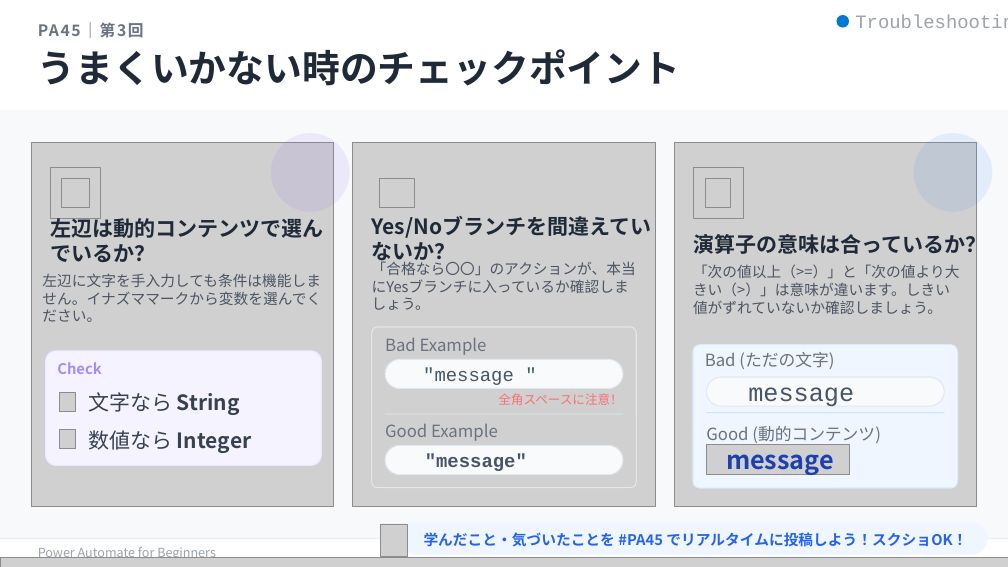
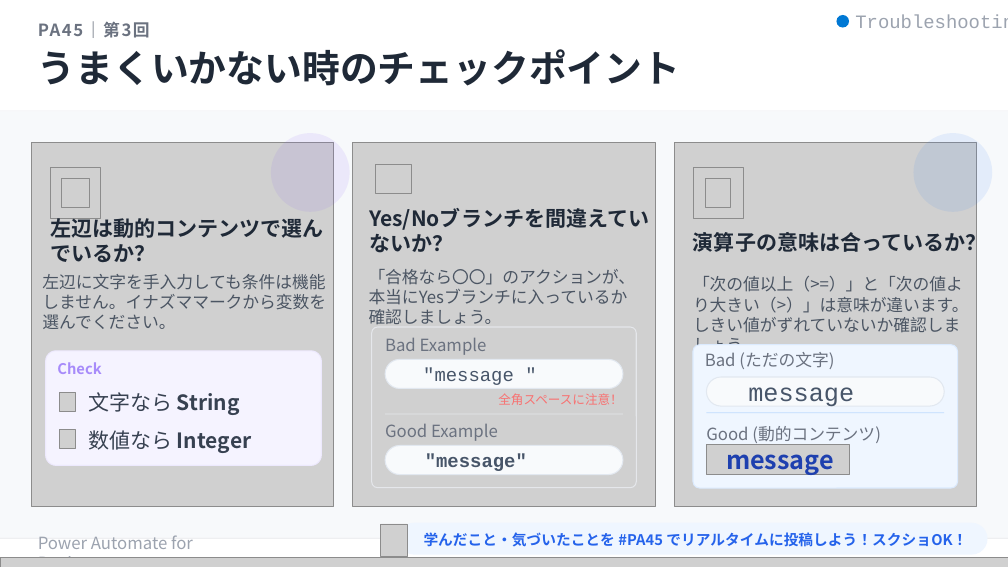
Before and after one commit to Haru-PowerPlatform/pa45, a slide deck: slide 10 of assets/pa45/P003_PA45_条件分岐_20260401.pptx. Drawn at 1008x567 pixels with LibreOffice and Linux fonts; fonts in the diff are those of the drawing; grey boxes stand for pictures; background and template pictures are left out. Boxes give left, top, right and bottom in pixels: in the first picture for what was removed or moved away, otherwise in the second. Text is boxed around its words. In the diff, an @@ line names an element or a change of style, - is before the commit and + after.

```diff
--- a/assets/pa45/P003_PA45_条件分岐_20260401.pptx
+++ b/assets/pa45/P003_PA45_条件分岐_20260401.pptx
@@ text "PA45｜第3回" at (38,21,150,38): size 15 to 16 pt @@
@@ picture: place and size @@
-picture at (380,179,415,208)
+picture at (376,165,411,194)
@@ text "Yes/Noブランチを間違えていないか？": place and size @@
-text "Yes/Noブランチを間違えていないか？" at (372,216,652,238)
+text "Yes/Noブランチを間違えていないか？" at (369,208,649,230)
@@ text "「合格なら〇〇」のアクションが、本当にYesブランチに入っているか確認しましょう。": place and size @@
-text "「合格なら〇〇」のアクションが、本当にYesブランチに入っているか確認しましょう。" at (372,259,636,310)
+text "「合格なら〇〇」のアクションが、本当にYesブランチに入っているか確認しましょう。" at (369,269,636,324)
@@ size 14 to 16 pt in 3 elements at (42,274,326,329), (369,269,636,324), (693,276,969,356) @@
@@ text "「次の値以上（>=）」と「次の値より大きい（>）」は意味が違います。しきい値がずれていないか確認しましょう。": place and size @@
-text "「次の値以上（>=）」と「次の値より大きい（>）」は意味が違います。しきい値がずれていないか確認しましょう。" at (693,264,960,314)
+text "「次の値以上（>=）」と「次の値より大きい（>）」は意味が違います。しきい値がずれていないか確認しましょう。" at (693,276,969,356)
@@ text "Power Automate for Beginners" at (38,535,193,549): size 12 to 16 pt @@
```
Also in this commit, not shown: 14 other slides changed, 1 slide added, 3 other files.
